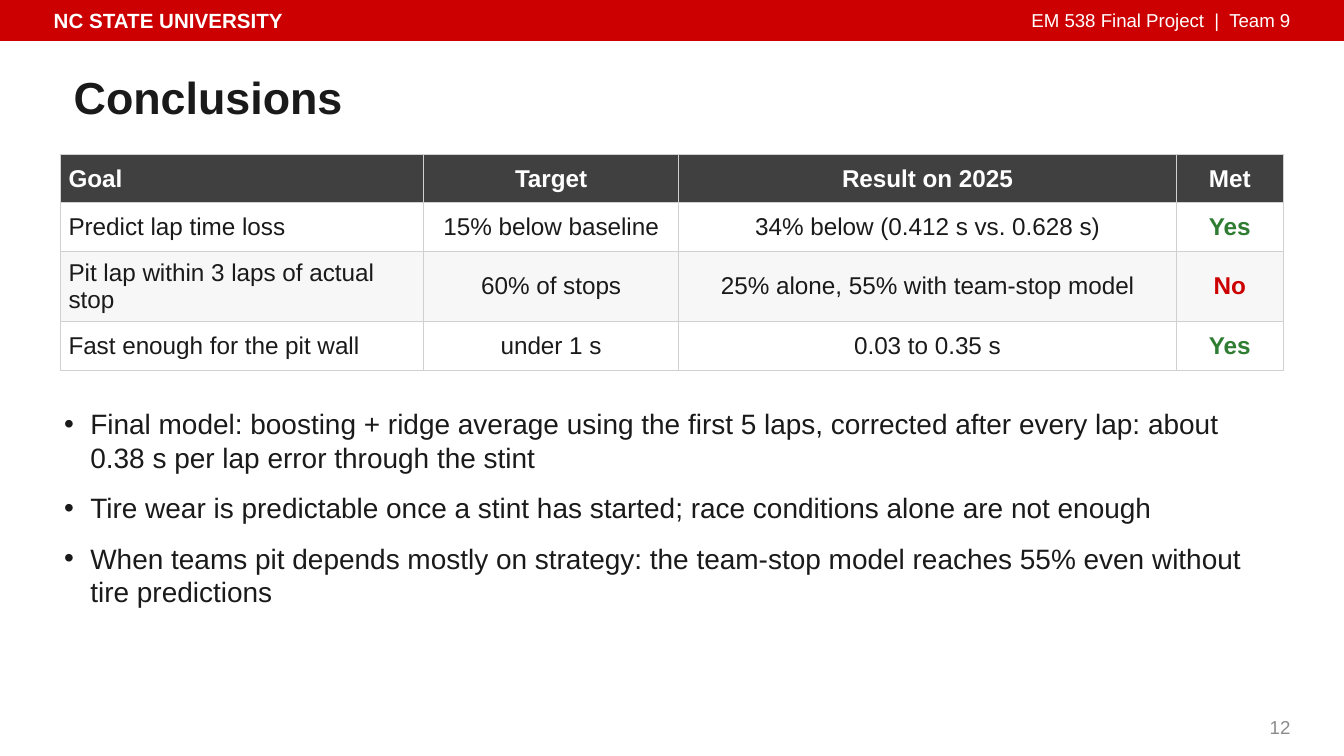
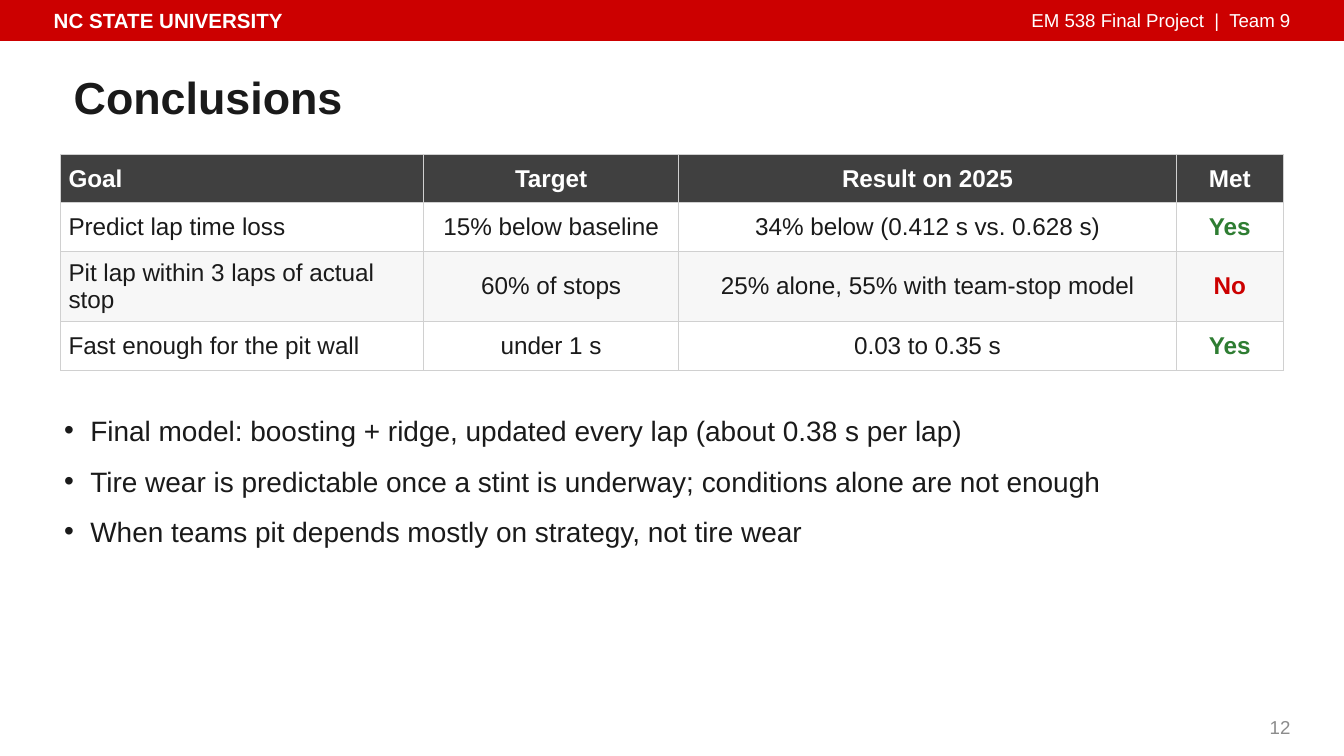
Before and after one commit to isaiahnick/f1-tire-degradation, a slide deck: slide 12 of reports/presentation/PitWall_Final_Presentation.pptx. Drawn at 1344x756 pixels with LibreOffice and Linux fonts; fonts in the diff are those of the drawing. Boxes give left, top, right and bottom in pixels: in the first picture for what was removed or moved away, otherwise in the second. Text is boxed around its words. In the diff, an @@ line names an element or a change of style, - is before the commit and + after.

```diff
--- a/reports/presentation/PitWall_Final_Presentation.pptx
+++ b/reports/presentation/PitWall_Final_Presentation.pptx
@@ text at box(90, 420, 1100, 547): text changed @@
-• Final model: boosting + ridge average using the first 5 laps, corrected after every lap: about 0.38 s per lap error through the stint
-• Tire wear is predictable once a stint has started; race conditions alone are not enough
-• When teams pit depends mostly on strategy: the team-stop model reaches 55% even without tire predictions
+• Final model: boosting + ridge, updated every lap (about 0.38 s per lap)
+• Tire wear is predictable once a stint is underway; conditions alone are not enough
+• When teams pit depends mostly on strategy, not tire wear
```
Also in this commit, not shown: 6 other slides changed, 1 other file.
